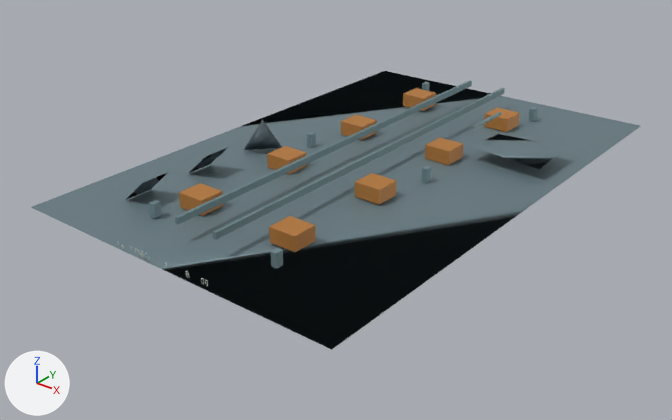
The glTF model assets/assembly-line/robotic_assembly_line_d3_lod2.meshopt.glb as it was, and as the next commit left it.
Before and after are seen from a 50 mm camera at (26.5, -35.7, 18.8) aimed at (-0.4, -2.1, -2.1). Every picture has the same lights, and +X, +Y and +Z are marked at lower left. The older version comes first. Where no turn or scale is listed for an object, it has been applied to the vertices. Vertices at exactly the same position are counted once.

Names of what the first picture shows: 'ROBOTIC_ASSEMBLY_LINE_LOD2_STATIC_GEOMETRY'.
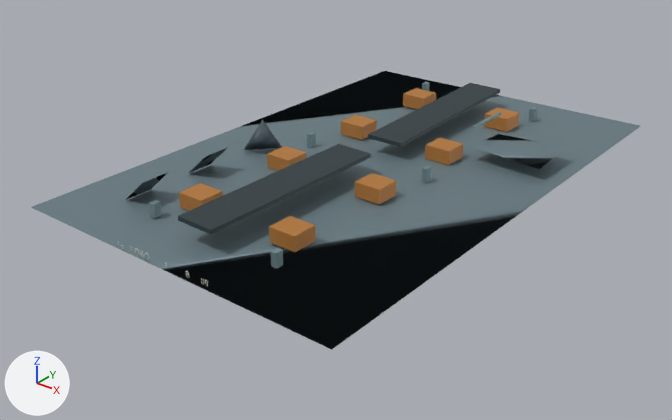
The change in detail:
me_mesh_0 is used by ob_robotic_assembly_line_lod2_static_geometry; location (0.0, 0.0, 0.0).
me_mesh_0 had 1113 vertices, 2190 faces and spanned x -9.0..9.0, y -14.0..14.0, z -0.3..1.9.
me_mesh_0 now has 1075 vertices, 2074 faces and spans x -9.0..9.0, y -14.0..14.0, z -0.3..1.9.
me_mesh_0 part 1: the loose piece of 8 vertices spanning x 2.1..3.5, y -9.7..-8.3, z 0.0..0.8 is copied, and the copy is scaled about its middle by (1.41, 8, 0.29), then moved by (-2.8, 2.5, 0.7); it spans x -1.1..1.1, y -12.0..-1.1, z 0.9..1.1.
me_mesh_0 part 2: the loose piece of 28 vertices spanning x -1.2..-1.0, y -12.0..12.0, z 0.8..1.1 is deleted.
me_mesh_0 part 3: 36 vertices moved within x -2.4..2.5, y -14.0..12.0, z 0.1..0.8; 34 vertices removed from x -2.5..1.2, y -14.0..12.0, z 0.0..1.1; 16 vertices added at x -2.5..2.6, y -14.0..12.0, z 0.0..1.0.

Boxes [x1, y1, x2, y2] around the edits, measured in the pictures (672 x 420 px; the box of a moved part takes in the faces that stretch with it):
part 1 of me_mesh_0, added: after [178, 144, 371, 235]
part 2 of me_mesh_0, deleted: before [175, 80, 472, 224]
part 3 of me_mesh_0, moved or reshaped: before [121, 88, 505, 283]; after [121, 83, 500, 282]
